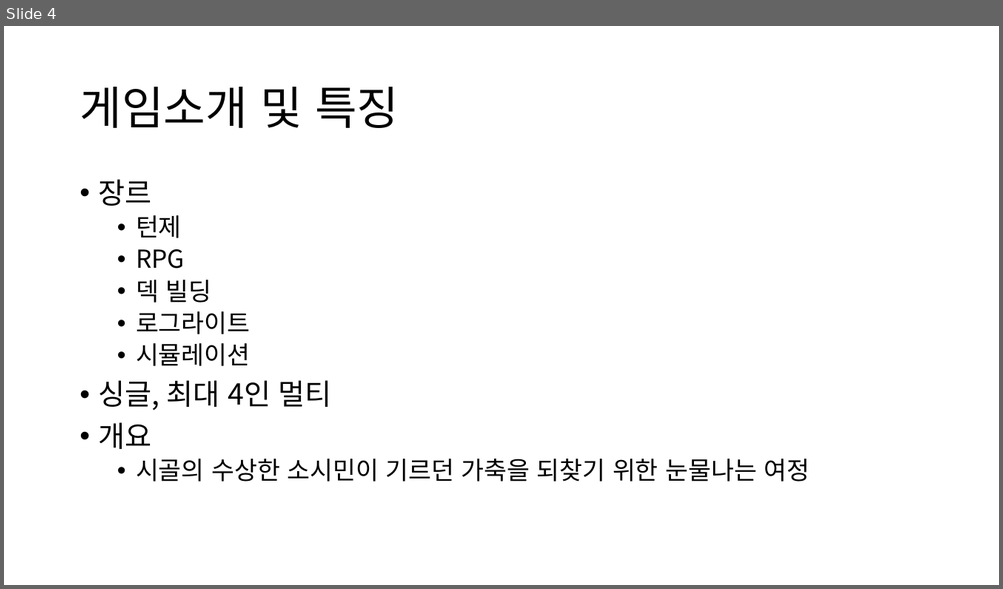
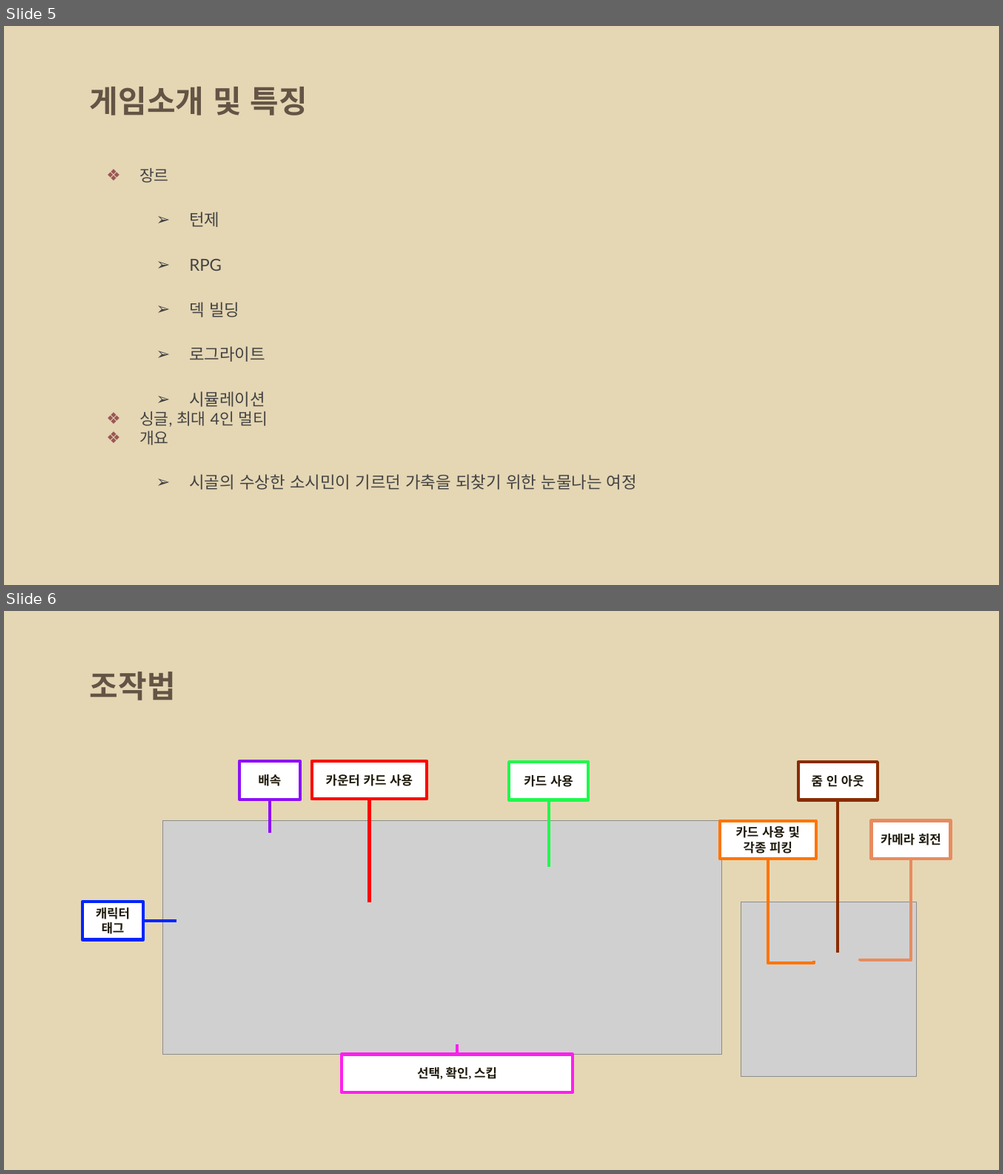
Before and after one commit to Mongzzi/18TUK_GW, a slide deck: Doc/04_제안서/제안서 초안.pptx. Shown one above the other, each under a label of ours: slide 4 before the commit, slides 5 and 6 after it. The pictures are 1003x589 and 1003x1174 pixels, drawn with LibreOffice and Linux fonts; fonts in the diff are those of the drawing; grey boxes stand for pictures; background and template pictures are left out. Boxes give left, top, right and bottom in pixels: in the first picture for what was removed or moved away, otherwise in the second. Text is boxed around its words. In the diff, an @@ line names an element or a change of style, - is before the commit and + after.

```diff
--- a/Doc/04_제안서/제안서 초안.pptx
+++ b/Doc/04_제안서/제안서 초안.pptx
@@ slide 6 added at box(4, 611, 999, 1170), background picture (left out) @@
@@ title added at box(90, 672, 176, 701), 30 pt, text #635445, bold @@
+조작법
@@ group added at box(720, 763, 950, 1076): 3 rectangles, 2 elbow lines, 1 picture, 1 line @@
+줌 인 아웃
+카드 사용 및 각종 피킹
+카메라 회전
@@ group added at box(82, 761, 723, 1093): 5 lines, 5 rectangles, 1 picture @@
+배속
+카드 사용
+카운터 카드 사용
+캐릭터 태그
+선택, 확인, 스킵
@@ what was slide 4 is now slide 5 @@
@@ slide 5 changed as well @@
@@ background #FFFFFF to picture (left out) @@
@@ title "게임소개 및 특징": place and size @@
-title "게임소개 및 특징" at box(79, 87, 398, 128)
+title "게임소개 및 특징" at box(90, 87, 307, 116)
@@ title "게임소개 및 특징" at box(90, 87, 307, 116): size 44 to 30 pt, font Noto Sans CJK KR to TeX Gyre Schola, text colour #000000 to #635445, bold on; line spacing 0.9 to 1; vertical alignment middle to top @@
@@ text "장르": place and size @@
-text "장르" at box(99, 179, 809, 482)
+text "장르" at box(139, 168, 637, 490)
@@ text "장르" at box(139, 168, 637, 490): size 28 to 15.3 pt in "장르", "싱글, 최대 4인 멀티", "개요"; font Noto Sans CJK KR to Lato, text colour #000000 to #434343; size 24 to 16 pt in "턴제", "RPG", "덱 빌딩", "로그라이트" and 2 more places; bullet • to ❖; line spacing 0.9 to 1; less space between paragraphs; bullet • to ➢; line spacing 0.9 to 1.15; more space between paragraphs @@
```
Also in this commit, not shown: 15 other slides changed, 2 other slides added, 4 slides removed.
